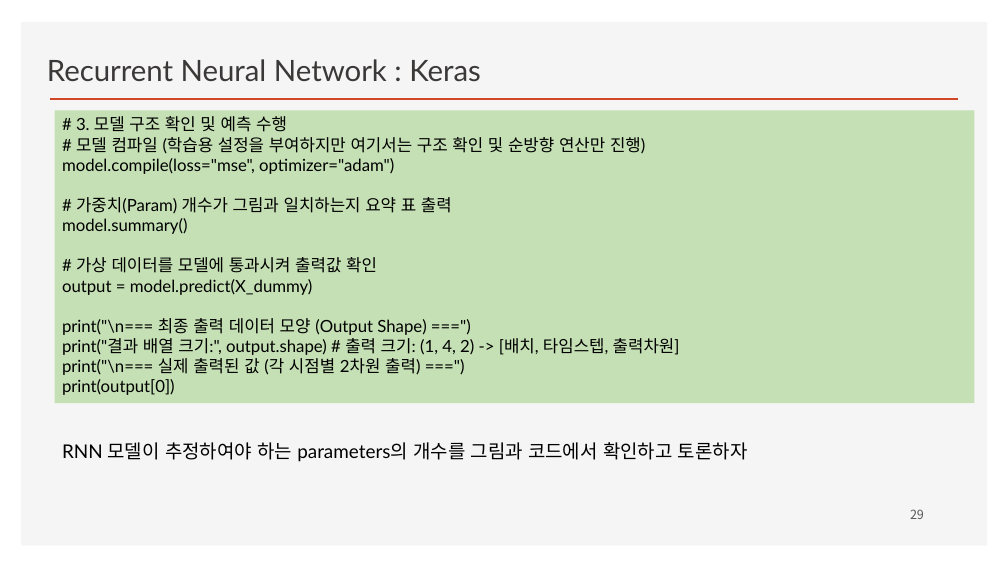
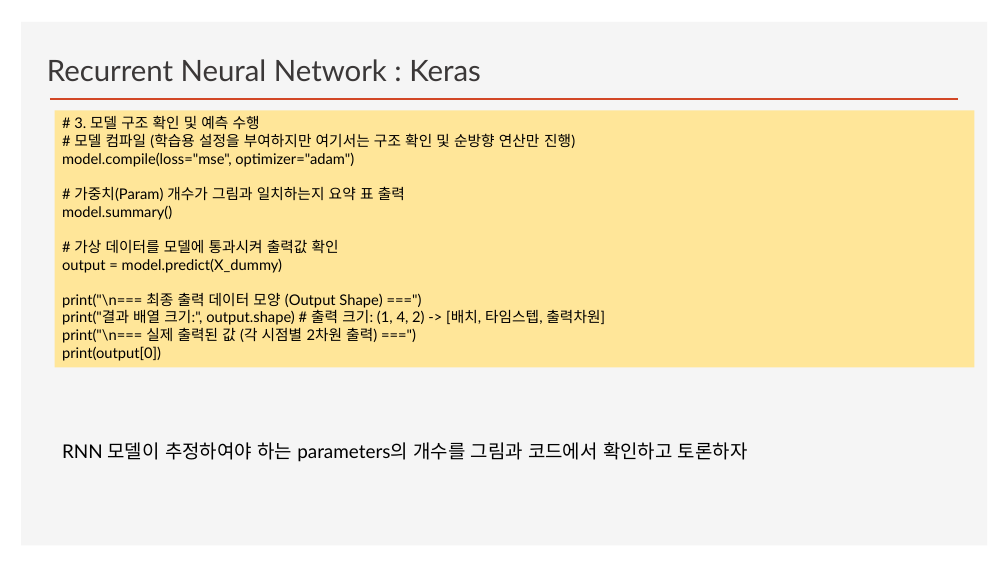
Before and after one commit to ancestor9/2026_Fall_Deep-Learning-with-Python, a slide deck: slide 34 of Chapter 13 Timeseries forecasting.pptx (slide 29 before the commit). Drawn at 1008x567 pixels with LibreOffice and Linux fonts; fonts in the diff are those of the drawing; background and template pictures are left out. Boxes give left, top, right and bottom in pixels: in the first picture for what was removed or moved away, otherwise in the second. Text is boxed around its words. In the diff, an @@ line names an element or a change of style, - is before the commit and + after.

```diff
--- a/Chapter 13 Timeseries forecasting.pptx
+++ b/Chapter 13 Timeseries forecasting.pptx
@@ rectangle "# 3. 모델 구조 확인 ...": place and size @@
-rectangle "# 3. 모델 구조 확인 ..." at [54, 110, 975, 403]
+rectangle "# 3. 모델 구조 확인 ..." at [54, 110, 975, 368]
@@ rectangle "# 3. 모델 구조 확인 ..." at [54, 110, 975, 368]: size 16 to 14 pt; fill #C5E0B4 to #FFE699 @@
@@ page number removed at [910, 509, 924, 519] @@
-29
```
Also in this commit, not shown: 15 other slides changed, 5 slides added.
